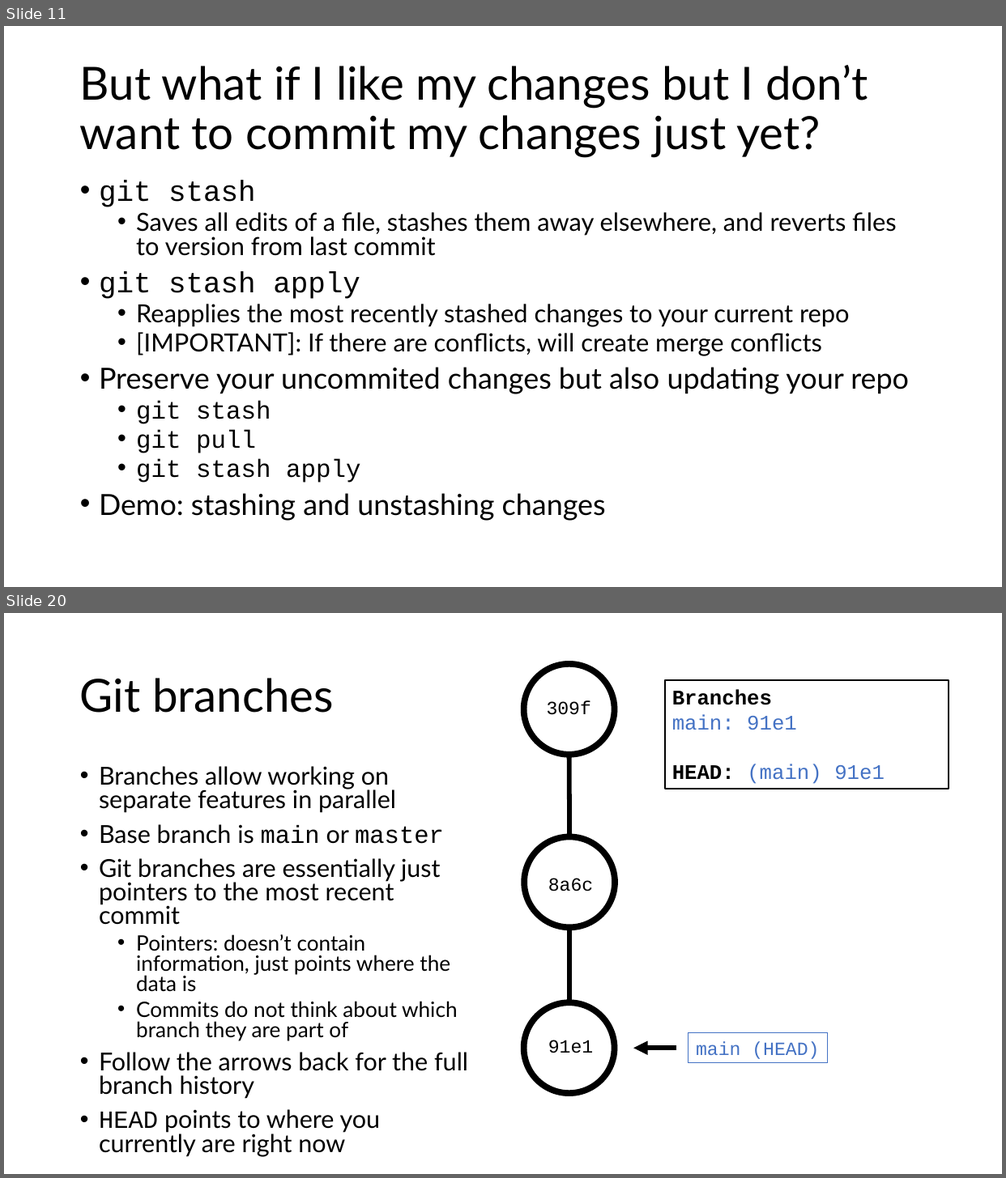
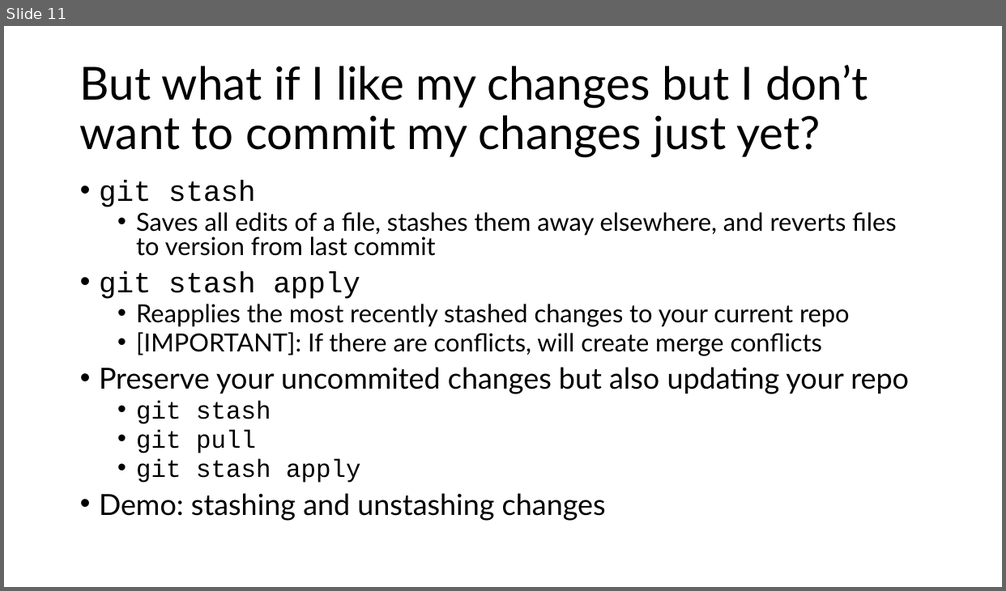
Before and after one commit to semaphoreP/codeastro, a slide deck: Day1/intro_to_git.pptx. Shown one above the other, each under a label of ours: slides 11 and 20 before the commit, slide 11 after it; the slides between them are not shown. The pictures are 1006x1178 and 1006x591 pixels, drawn with LibreOffice and Linux fonts; fonts in the diff are those of the drawing. Boxes give left, top, right and bottom in pixels: in the first picture for what was removed or moved away, otherwise in the second. Text is boxed around its words. In the diff, an @@ line names an element or a change of style, - is before the commit and + after.

```diff
--- a/Day1/intro_to_git.pptx
+++ b/Day1/intro_to_git.pptx
@@ slide 20 removed at <box>4,613,1002,1174</box>, background #FFFFFF @@
@@ title removed at <box>80,678,334,713</box> @@
-Git branches
@@ ellipse removed at <box>523,664,614,755</box> @@
@@ rectangle removed at <box>665,680,948,789</box> @@
-Branches
-main: 91e1
-HEAD: (main) 91e1
@@ text removed at <box>547,700,591,715</box> @@
-309f
@@ line removed from (570, 837) to (569, 755) @@
@@ text removed at <box>99,766,468,1133</box> @@
-• Branches allow working on separate features in parallel
-• Base branch is main or master
-• Git branches are essentially just pointers to the most recent commit
-  • Pointers: doesn’t contain information, just points where the data is
-  • Commits do not think about which branch they are part of
-• Follow the arrows back for the full branch history
-• HEAD points to where you currently are right now
@@ ellipse removed at <box>524,837,615,927</box> @@
@@ text removed at <box>548,878,593,892</box> @@
-8a6c
@@ line removed from (569, 1003) to (569, 929) @@
@@ ellipse removed at <box>523,1003,614,1093</box> @@
@@ text removed at <box>548,1040,593,1054</box> @@
-91e1
@@ arrow removed from (676, 1048) to (633, 1048) @@
@@ rectangle removed at <box>688,1033,828,1063</box> @@
-main (HEAD)
```
Also in this commit, not shown: 2 slides changed, 20 other slides removed.
